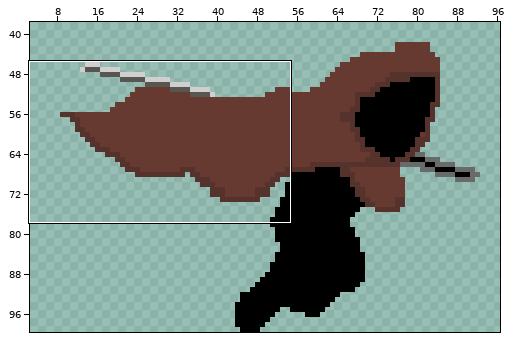
A sprite sheet gets an edit: java/data/player/animR/spr2.png. Above, an overview of the earlier version with the close-up marked.
Close-up. Before the commit:
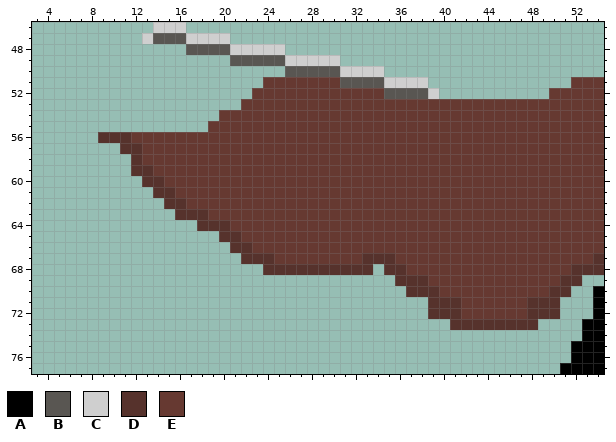
The file is 100x100 pixels. Shown: x 3..54, y 46..77. The wide view leaves out empty margins.
Palette (. is transparent): A #000000  B #595652  C #cfcfcf  D #56322c  E #663931
Pixels before, first column x 9:
46 .....CCC......................................
47 ....CBBBCCCC..................................
48 ........BBBBCCCCC.............................
49 ............BBBBBCCCCC........................
50 .................BBBBBCCCC....................
51 ...............EEEEEEEBBBBCCCC.............EEE
52 ..............EEEEEEEEEEEEBBBBC..........EEEEE
53 .............EEEEEEEEEEEEEEEEEEEEEEEEEEEEEEEEE
54 ...........EEEEEEEEEEEEEEEEEEEEEEEEEEEEEEEEEEE
55 ..........EEEEEEEEEEEEEEEEEEEEEEEEEEEEEEEEEEEE
56 DDDEEEEEEEEEEEEEEEEEEEEEEEEEEEEEEEEEEEEEEEEEEE
57 ..DDEEEEEEEEEEEEEEEEEEEEEEEEEEEEEEEEEEEEEEEEEE
58 ...DEEEEEEEEEEEEEEEEEEEEEEEEEEEEEEEEEEEEEEEEEE
59 ...DDEEEEEEEEEEEEEEEEEEEEEEEEEEEEEEEEEEEEEEEEE
60 ....DDEEEEEEEEEEEEEEEEEEEEEEEEEEEEEEEEEEEEEEEE
61 .....DDEEEEEEEEEEEEEEEEEEEEEEEEEEEEEEEEEEEEEEE
62 ......DDEEEEEEEEEEEEEEEEEEEEEEEEEEEEEEEEEEEEEE
63 .......DDDEEEEEEEEEEEEEEEEEEEEEEEEEEEEEEEEEEEE
64 .........DDDEEEEEEEEEEEEEEEEEEEEEEEEEEEEEEEEEE
65 ...........DDEEEEEEEEEEEEEEEEEEEEEEEEEEEEEEEEE
66 ............DDEEEEEEEEEEEEEEEEEEEEEEEEEEEEEEEE
67 .............DDDEEEEEEEEDDDEEEEEEEEEEEEEEEEEED
68 ...............DDDDDDDDDD.DDEEEEEEEEEEEEEEEDDD
69 ...........................DDDEEEEEEEEEEEEDD..
70 ............................DDDEEEEEEEEEEDD..A
71 ..............................DDDEEEEEEDDD...A
72 ..............................DDDEEEEEEDDD...A
73 ................................DDDDDDDD....AA
74 ............................................AA
75 ...........................................AAA
76 ...........................................AAA
77 ..........................................AAAA
New version:
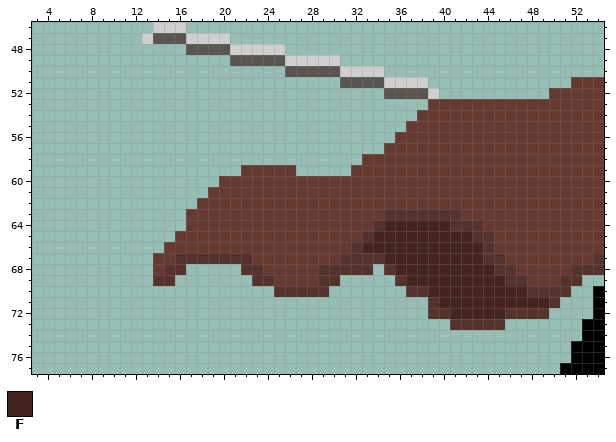
Colours new in this view: F #45241e
Change:
There is now colour D in row 67 at x 16 to 21; in row 68 at x 15 to 16 and 22 to 23; in row 69 at x 14 to 15, 23 to 24 and 29 to 30; in row 70 at x 25 to 29.
The edit turns colour E into colour D in row 63 at x 35 to 41; in row 64 at x 34 and 41 to 43; in row 65 at x 33 and 43 to 44; in row 66 at x 32 and 44; in row 67 at x 31 to 32 and 44 to 45; in row 68 at x 45 to 46.
The edit turns colour E into colour D in row 69 at x 46 to 47; in row 70 at x 48 to 49; in row 72 at x 46 to 47.
There is now colour E in row 64 at x 17; in row 65 at x 16 to 19; in row 66 at x 15 to 20; in row 67 at x 14 to 15; in row 68 at x 14; in row 69 at x 25 to 28.
The edit turns colour D into colour E in row 63 at x 17 to 18; in row 64 at x 18 to 20; in row 65 at x 20 to 21; in row 66 at x 21 to 22; in row 67 at x 23 to 24; in row 68 at x 24 to 28.
The edit turns colour D into colour F in row 67 at x 35; in row 68 at x 36; in row 69 at x 37 to 38; in row 70 at x 39; in row 71 at x 40 to 41 and 48 to 49; in row 72 at x 41.
The edit turns colour E into colour F in row 64 at x 35 to 40; in row 65 at x 34 to 42; in row 66 at x 33 to 43; in row 67 at x 36 to 43; in row 68 at x 37 to 44; in row 69 at x 39 to 45.
The edit turns colour E into colour F in row 70 at x 40 to 47; in row 71 at x 42 to 47; in row 72 at x 42 to 45.
Colour D is removed in row 56 at x 9 to 11; in row 57 at x 11 to 12; in row 58 at x 12; in row 59 at x 12 to 13; in row 60 at x 13 to 14; in row 61 at x 14 to 15.
Colour D is removed in row 62 at x 15 to 16; in row 63 at x 16; in row 72 at x 50; in row 73 at x 46 to 48.
Colour E is removed in row 51 at x 24 to 30; in row 52 at x 23 to 34; in row 53 at x 22 to 38; in row 54 at x 20 to 37; in row 55 at x 19 to 36; in row 56 at x 12 to 35.
Colour E is removed in row 57 at x 13 to 34; in row 58 at x 13 to 32; in row 59 at x 14 to 21 and 27 to 31; in row 60 at x 15 to 19; in row 61 at x 16 to 18; in row 62 at x 17.
Boxes around the changes in both close-ups, in picture pixels (x1, y1, x2, y2):
changed: (98, 77, 560, 330)
